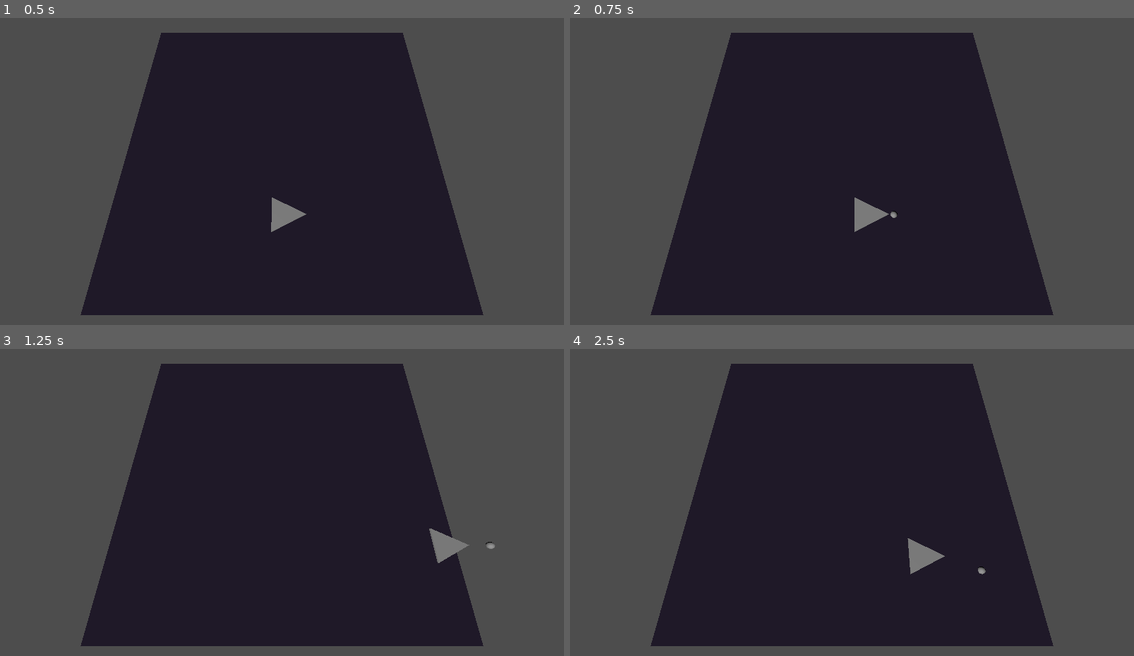
Above: before the commit, frames 1-4 (two rows, left to right).
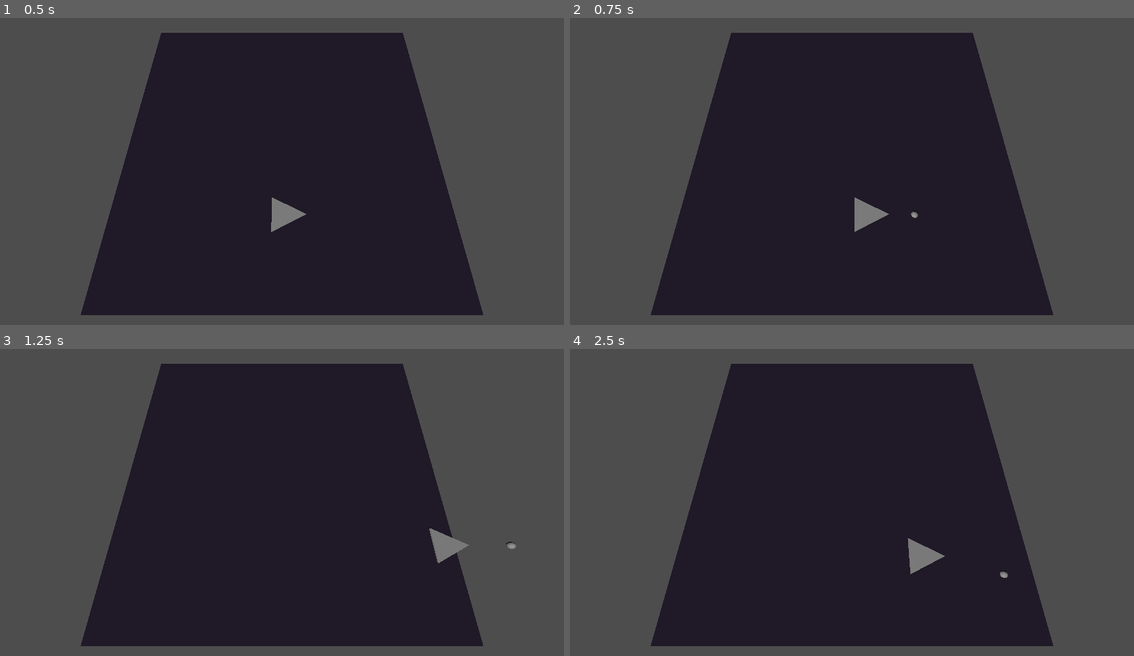
Above: after the commit, the same moments.

Repository: korinVR/TopDownShooterExample
Game: Godot game, scene res://main.tscn
Two runs of this game, one before a commit and one after it. Both use one fixed random seed, a clock stepped at 60 frames per second and the inputs below.
Inputs:
- Up to frame 1 (0.5 s): no input
- Up to frame 2 (0.75 s): tap Enter at 0.5 s; hold Right (ui_right) from 0.53 s (still down); tap Space (Fire) at 0.6 s
- Up to frame 3 (1.25 s): keep holding Right (ui_right)
- Up to frame 4 (2.5 s): release Right (ui_right) at 1.28 s; hold Down (ui_down) 1.28-2.03 s; tap Space (Fire) at 1.35, 2.1 s; tap R (Reset) at 2 s; hold Right (ui_right) from 2.03 s (still down)

Frame 1 is identical in both runs. In frame 2, less than 0.1% of the frame differs, in the area x 56-62%, y 62-66%; in frame 3, less than 0.1%; in frame 4, less than 0.1%, in the area x 72-78%, y 70-75%.

Commit message:
Add my shot spawn position

Diff:
--- a/player/Player.gd
+++ b/player/Player.gd
@@ -22,7 +22,7 @@
 	if Input.is_action_just_pressed("Fire"):
 		var my_shot := MyShot.instantiate() as RigidBody3D
 		get_parent().add_child(my_shot)
-		my_shot.global_transform = global_transform
+		my_shot.global_transform = $Model/MyShotSpawnPosition.global_transform
 
 		var forward := Vector3(cos(angle), 0, -sin(angle))
 		my_shot.apply_impulse(forward * 100)
--- a/player/player.tscn
+++ b/player/player.tscn
@@ -1,24 +1,27 @@
-[gd_scene load_steps=4 format=3]
+[gd_scene load_steps=4 format=3 uid="uid://cry177u2y4cs1"]
 
-[ext_resource type="Script" path="res://player/Player.gd" id="1_gyrdp"]
+[ext_resource type="Script" path="res://player/Player.gd" id="1_aaysd"]
 
-[sub_resource type="PrismMesh" id="PrismMesh_g0486"]
+[sub_resource type="PrismMesh" id="PrismMesh_0p23q"]
 
-[sub_resource type="SphereShape3D" id="SphereShape3D_l5lya"]
+[sub_resource type="SphereShape3D" id="SphereShape3D_0miah"]
 radius = 5.0
 
 [node name="Player" type="RigidBody3D"]
 axis_lock_linear_y = true
 mass = 10000.0
 lock_rotation = true
-script = ExtResource("1_gyrdp")
+script = ExtResource("1_aaysd")
 
 [node name="Model" type="Node3D" parent="."]
 
 [node name="MeshInstance3D" type="MeshInstance3D" parent="Model"]
 transform = Transform3D(-4.37114e-07, 10, -4.37114e-08, -4.23516e-21, -4.37114e-07, -1, -10, -4.37114e-07, 1.91069e-15, 2, 0, 0)
-mesh = SubResource("PrismMesh_g0486")
+mesh = SubResource("PrismMesh_0p23q")
 skeleton = NodePath("../..")
 
+[node name="MyShotSpawnPosition" type="Node3D" parent="Model"]
+transform = Transform3D(1, 0, 0, 0, 1, 0, 0, 0, 1, 6, 0, 0)
+
 [node name="CollisionShape3D" type="CollisionShape3D" parent="."]
-shape = SubResource("SphereShape3D_l5lya")
+shape = SubResource("SphereShape3D_0miah")
